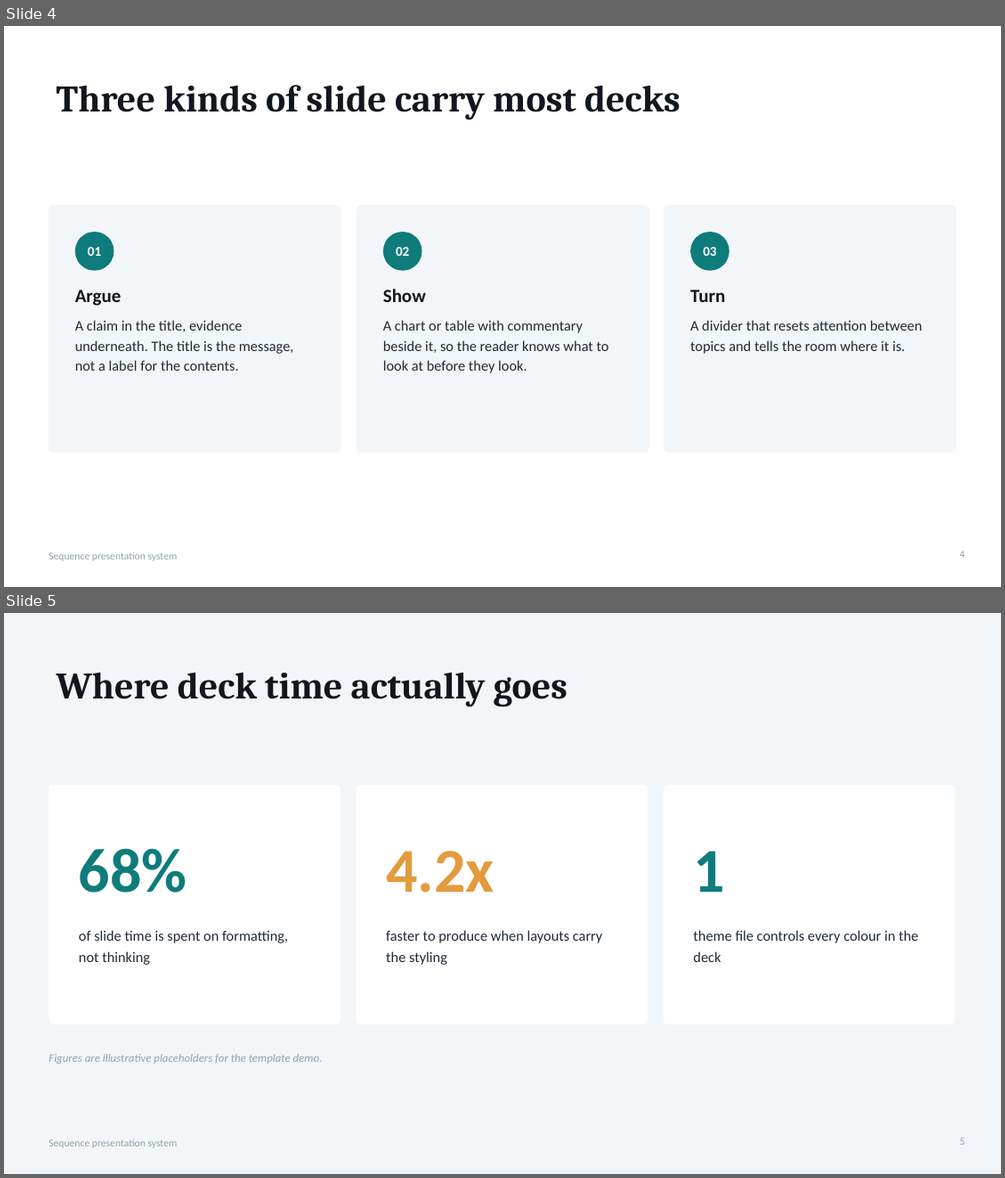
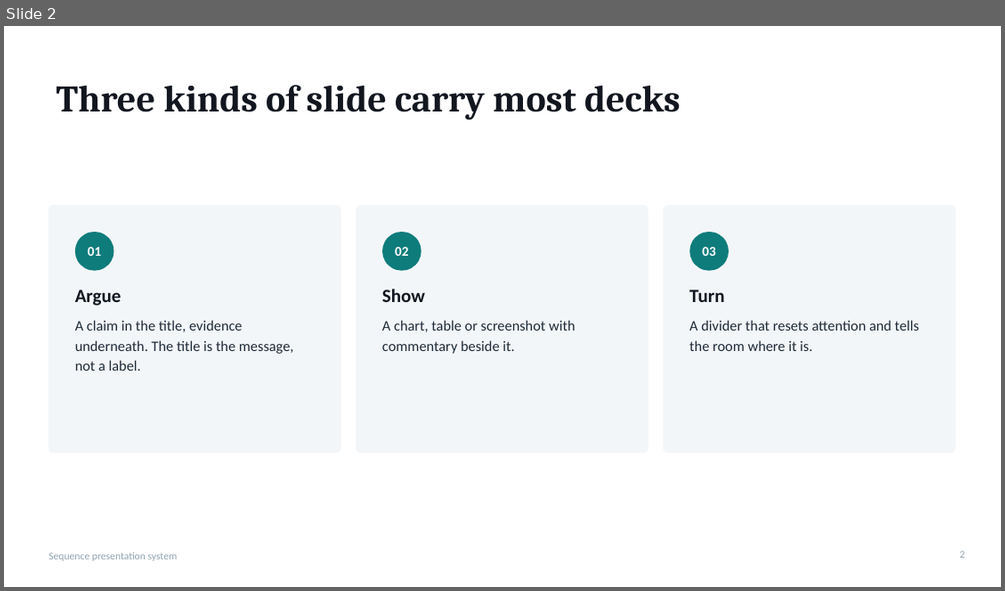
Before and after one commit to Addy2055/sequence-deck-template, a slide deck: Sequence-template.potx. Shown one above the other, each under a label of ours: slides 4 and 5 before the commit, slide 2 after it. The pictures are 1005x1178 and 1005x591 pixels, drawn with LibreOffice and Linux fonts; fonts in the diff are those of the drawing. Boxes give left, top, right and bottom in pixels: in the first picture for what was removed or moved away, otherwise in the second. Text is boxed around its words. In the diff, an @@ line names an element or a change of style, - is before the commit and + after.

```diff
--- a/Sequence-template.potx
+++ b/Sequence-template.potx
@@ slide 5 removed at (x1=4, y1=613, x2=1001, y2=1174), background #F3F6F8; not listed: 1 template element that a slide beside it also shows @@
@@ title removed at (x1=57, y1=672, x2=567, y2=707) @@
-Where deck time actually goes
@@ rounded rectangle removed at (x1=48, y1=785, x2=340, y2=1024) @@
@@ rounded rectangle removed at (x1=356, y1=785, x2=647, y2=1024) @@
@@ rounded rectangle removed at (x1=663, y1=785, x2=955, y2=1024) @@
@@ text removed at (x1=79, y1=848, x2=187, y2=892) @@
-68%
@@ text removed at (x1=386, y1=851, x2=494, y2=892) @@
-4.2x
@@ text removed at (x1=693, y1=851, x2=724, y2=892) @@
-1
@@ text removed at (x1=79, y1=930, x2=288, y2=965) @@
-of slide time is spent on formatting, not thinking
@@ text removed at (x1=386, y1=930, x2=602, y2=965) @@
-faster to produce when layouts carry the styling
@@ text removed at (x1=693, y1=930, x2=918, y2=962) @@
-theme file controls every colour in the deck
@@ text removed at (x1=48, y1=1054, x2=323, y2=1063) @@
-Figures are illustrative placeholders for the template demo.
@@ page number removed at (x1=960, y1=1137, x2=965, y2=1144) @@
-5
@@ what was slide 4 is now slide 2 @@
@@ slide 2 changed as well @@
@@ text at (x1=75, y1=320, x2=294, y2=370): text changed @@
-A claim in the title, evidence underneath. The title is the message, not a label for the contents.
+A claim in the title, evidence underneath. The title is the message, not a label.
@@ text at (x1=382, y1=320, x2=574, y2=354): text changed @@
-A chart or table with commentary beside it, so the reader knows what to look at before they look.
+A chart, table or screenshot with commentary beside it.
@@ text at (x1=689, y1=320, x2=919, y2=351): text changed @@
-A divider that resets attention between topics and tells the room where it is.
+A divider that resets attention and tells the room where it is.
@@ page number at (x1=960, y1=550, x2=965, y2=557): text changed @@
-4
+2
```
Also in this commit, not shown: 3 other slides changed, 1 slide added, 5 other slides removed, 10 other files.
